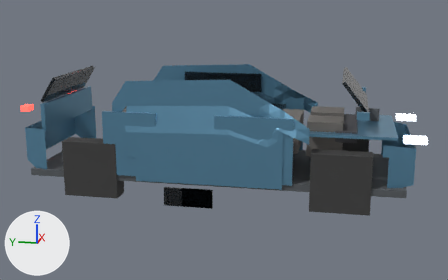
Renders of the Blender file blender/source/pickup.blend from each side of a commit.
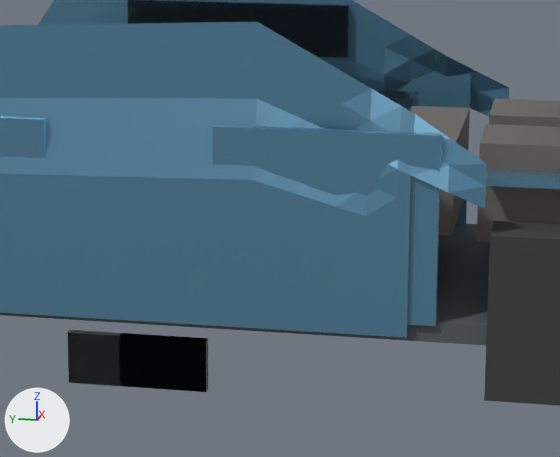
Each version is shown whole from a 50 mm lens placed at (-9.25, -1.89, 3.03), pointed at (0.0, -0.04, 0.72), then close up on the part from 31% to 75% of the width and 26% to 83% of the height. Lighting does not change. The marker at lower left points along +X, +Y and +Z. The older version's two pictures come first.

Script lines for the objects in view, before the commit:
```python
ob_door_fr_mesh = bpy.data.objects.new('door_fr_mesh', me_door_fr_mesh)
ob_door_fr_mesh.parent = ob_door_fr
ob_door_fr_mesh.location = (-0.965, -1.2, 1.28)
ob_window_fl_mesh = bpy.data.objects.new('window_fl_mesh', me_window_fl_mesh)
ob_window_fl_mesh.parent = ob_window_fl
ob_window_fl_mesh.location = (0.955, -0.65, 1.01)
ob_window_fr_mesh = bpy.data.objects.new('window_fr_mesh', me_window_fr_mesh)
ob_window_fr_mesh.parent = ob_window_fr
ob_window_fr_mesh.location = (-0.955, -0.65, 1.01)
ob_window_rl_mesh = bpy.data.objects.new('window_rl_mesh', me_window_rl_mesh)
ob_window_rl_mesh.parent = ob_window_rl
ob_window_rl_mesh.location = (0.955, 1.15, 1.01)
ob_window_rr_mesh = bpy.data.objects.new('window_rr_mesh', me_window_rr_mesh)
ob_window_rr_mesh.parent = ob_window_rr
ob_window_rr_mesh.location = (-0.955, 1.15, 1.01)
# also in view: 'door_fl_mesh' at (0.96, -0.65, 0.83); 'seat_l' at (0.36, -1.61, 0.94); 'seat_r' at (-0.36, -1.61, 0.94); 'frunk_mesh' at (0.0, -2.0, 1.04); 'cab_mesh' at (0.0, 0.34, 0.78)
```
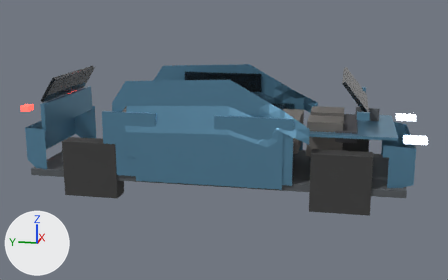
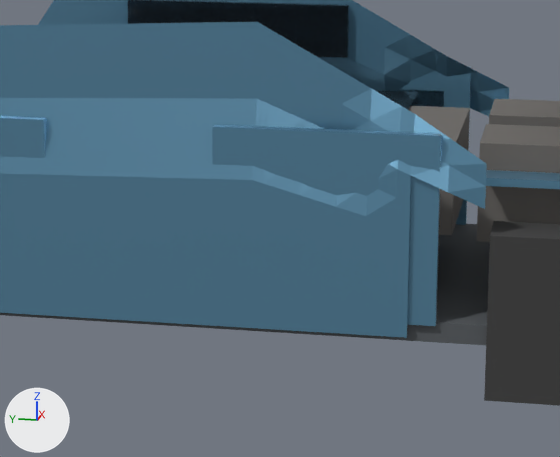
What differs and where, as boxes (x1, y1, x2, y2) in the close-ups (560 x 457 px):
'window_fl_mesh', moved (mostly hidden afterwards): before (68, 331, 207, 392); after (399, 89, 444, 107)
'window_rl_mesh', moved (not visible afterwards): before (119, 334, 207, 392)
'window_fr_mesh', moved (not visible afterwards): before (69, 330, 208, 390)
'window_rr_mesh', moved (not visible afterwards): before (133, 334, 208, 388)

The change, as a diff of the scene's bpy script:
```diff
--- a/blender/source/pickup.blend.py
+++ b/blender/source/pickup.blend.py
@@ ob_window_fl_mesh @@
 ob_window_fl_mesh.parent = ob_window_fl
-ob_window_fl_mesh.matrix_parent_inverse = Matrix(((1.0, 0.0, 0.0, -1.93), (0.0, 1.0, 0.0, 2.4), (0.0, 0.0, 1.0, -2.56), (0.0, 0.0, 0.0, 1.0)))
+ob_window_fl_mesh.matrix_parent_inverse = Matrix(((1.0, 0.0, 0.0, -0.965), (0.0, 1.0, 0.0, 1.2), (0.0, 0.0, 1.0, -1.28), (0.0, 0.0, 0.0, 1.0)))
 ob_window_fl_mesh.location = (0.955, -0.65, 1.01)
@@ ob_window_fr_mesh @@
 ob_window_fr_mesh.parent = ob_window_fr
-ob_window_fr_mesh.matrix_parent_inverse = Matrix(((1.0, 0.0, 0.0, 1.93), (0.0, 1.0, 0.0, 2.4), (0.0, 0.0, 1.0, -2.56), (0.0, 0.0, 0.0, 1.0)))
+ob_window_fr_mesh.matrix_parent_inverse = Matrix(((1.0, 0.0, 0.0, 0.965), (0.0, 1.0, 0.0, 1.2), (0.0, 0.0, 1.0, -1.28), (0.0, 0.0, 0.0, 1.0)))
 ob_window_fr_mesh.location = (-0.955, -0.65, 1.01)
@@ ob_window_rl_mesh @@
 ob_window_rl_mesh.parent = ob_window_rl
-ob_window_rl_mesh.matrix_parent_inverse = Matrix(((1.0, 0.0, 0.0, -1.93), (0.0, 1.0, 0.0, -1.5), (0.0, 0.0, 1.0, -2.56), (0.0, 0.0, 0.0, 1.0)))
+ob_window_rl_mesh.matrix_parent_inverse = Matrix(((1.0, 0.0, 0.0, -0.965), (0.0, 1.0, 0.0, -0.75), (0.0, 0.0, 1.0, -1.28), (0.0, 0.0, 0.0, 1.0)))
 ob_window_rl_mesh.location = (0.955, 1.15, 1.01)
@@ ob_window_rr_mesh @@
 ob_window_rr_mesh.parent = ob_window_rr
-ob_window_rr_mesh.matrix_parent_inverse = Matrix(((1.0, 0.0, 0.0, 1.93), (0.0, 1.0, 0.0, -1.5), (0.0, 0.0, 1.0, -2.56), (0.0, 0.0, 0.0, 1.0)))
+ob_window_rr_mesh.matrix_parent_inverse = Matrix(((1.0, 0.0, 0.0, 0.965), (0.0, 1.0, 0.0, -0.75), (0.0, 0.0, 1.0, -1.28), (0.0, 0.0, 0.0, 1.0)))
 ob_window_rr_mesh.location = (-0.955, 1.15, 1.01)
```
